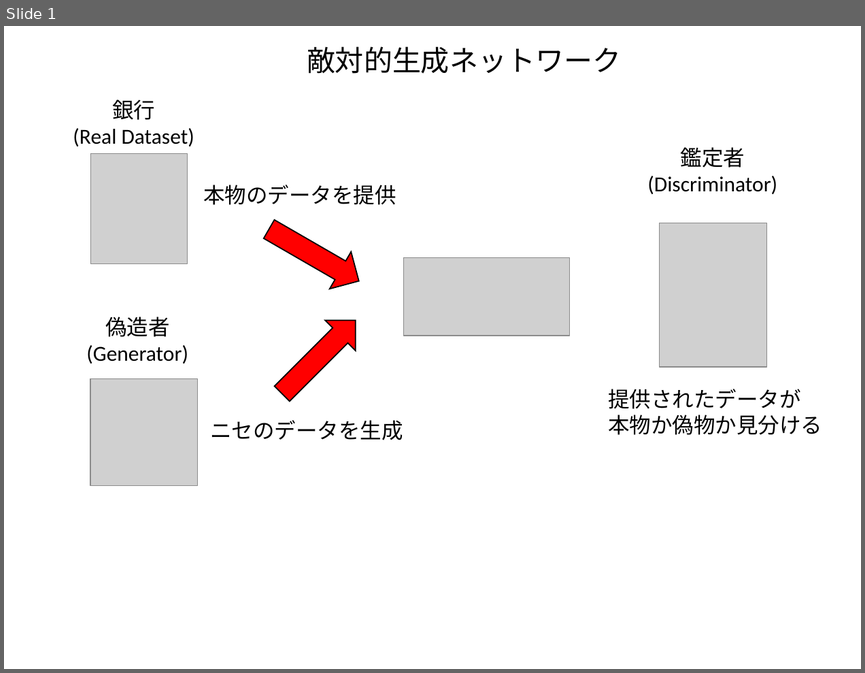
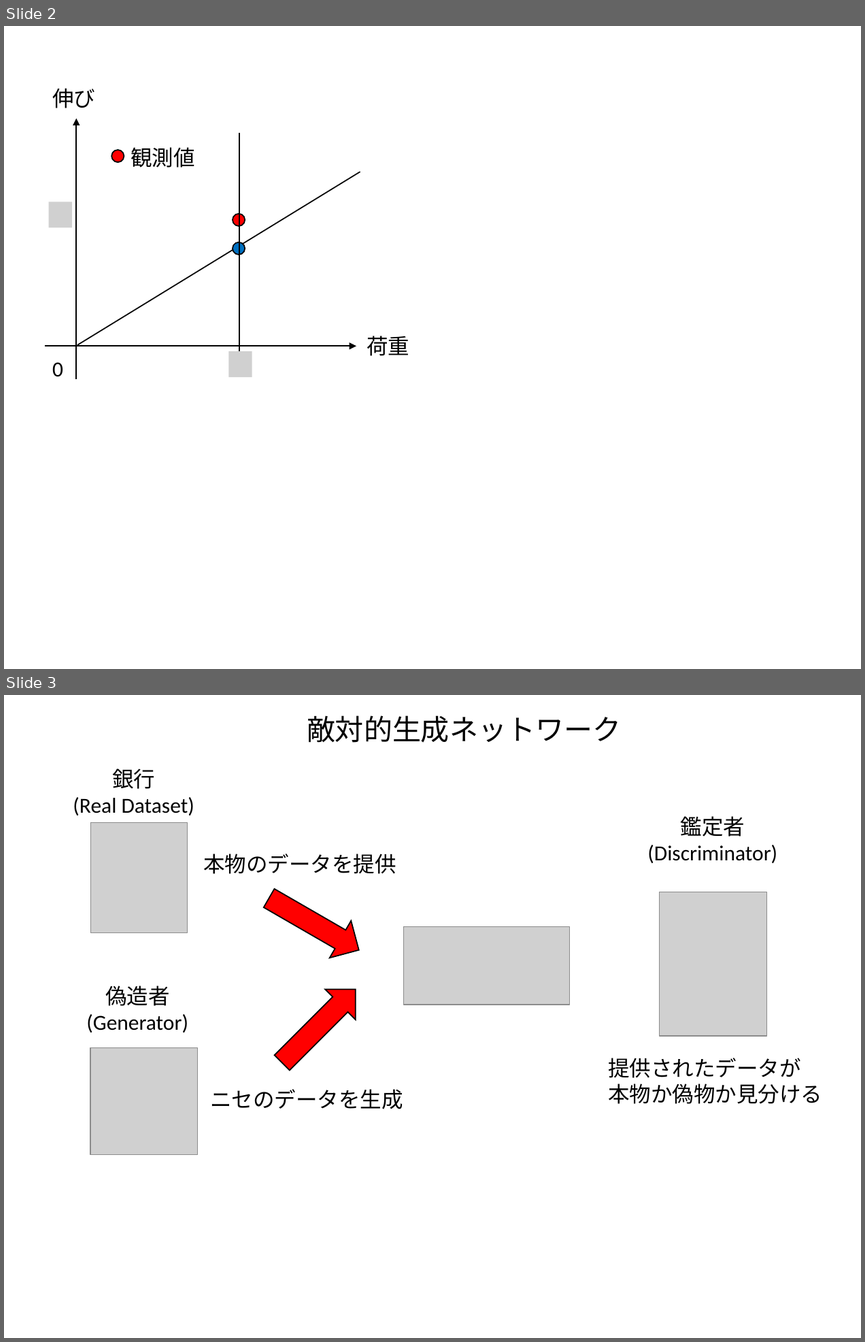
Before and after one commit to kaityo256/python_zero, a slide deck: gan/fig/fig.pptx. Shown one above the other, each under a label of ours: slide 1 before the commit, slides 2 and 3 after it. The pictures are 865x673 and 865x1342 pixels, drawn with LibreOffice and Linux fonts; fonts in the diff are those of the drawing; grey boxes stand for pictures. Boxes give left, top, right and bottom in pixels: in the first picture for what was removed or moved away, otherwise in the second. Text is boxed around its words. In the diff, an @@ line names an element or a change of style, - is before the commit and + after.

```diff
--- a/gan/fig/fig.pptx
+++ b/gan/fig/fig.pptx
@@ slide 2 added at [4,26,861,669], background #FFFFFF @@
@@ text added at [52,88,95,108], 18 pt, text #000000 @@
+伸び
@@ arrow added from (76, 379) to (76, 118), #000000 1 pt @@
@@ text added at [130,147,194,167], 18 pt, text #000000 @@
+観測値
@@ line added from (239, 132) to (239, 353), #000000 1 pt @@
@@ ellipse added at [112,149,124,161], fill #FF0000, outline #000000 1 pt @@
@@ line added from (77, 345) to (360, 172), #000000 1 pt @@
@@ picture added at [49,201,72,227] @@
@@ ellipse added at [232,214,245,226], fill #FF0000, outline #000000 1 pt @@
@@ ellipse added at [232,242,245,254], fill #0070C0, outline #000000 1 pt @@
@@ arrow added from (45, 346) to (356, 346), #000000 1 pt @@
@@ picture added at [228,351,252,376] @@
@@ text added at [366,335,409,356], 18 pt, text #000000 @@
+荷重
@@ text added at [52,362,63,377], 18 pt, text #000000 @@
+0
@@ what was slide 1 is now slide 3 @@
```
Also in this commit, not shown: 1 other slide added, 1 other file.
